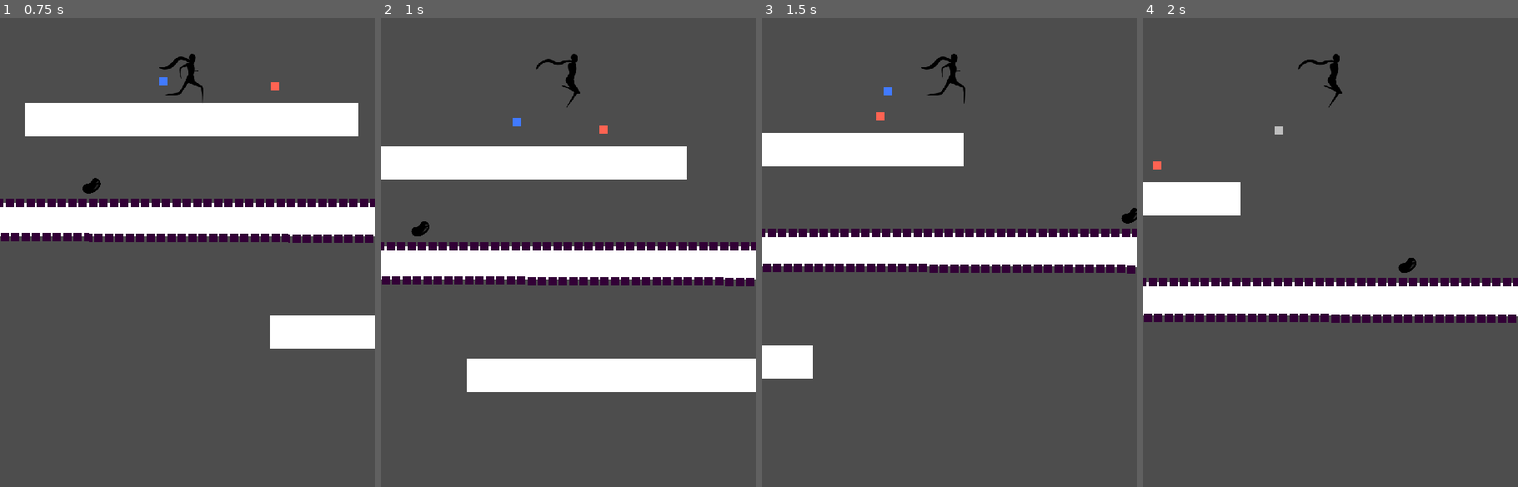
Above: before the commit, frames 1-4 (left to right).
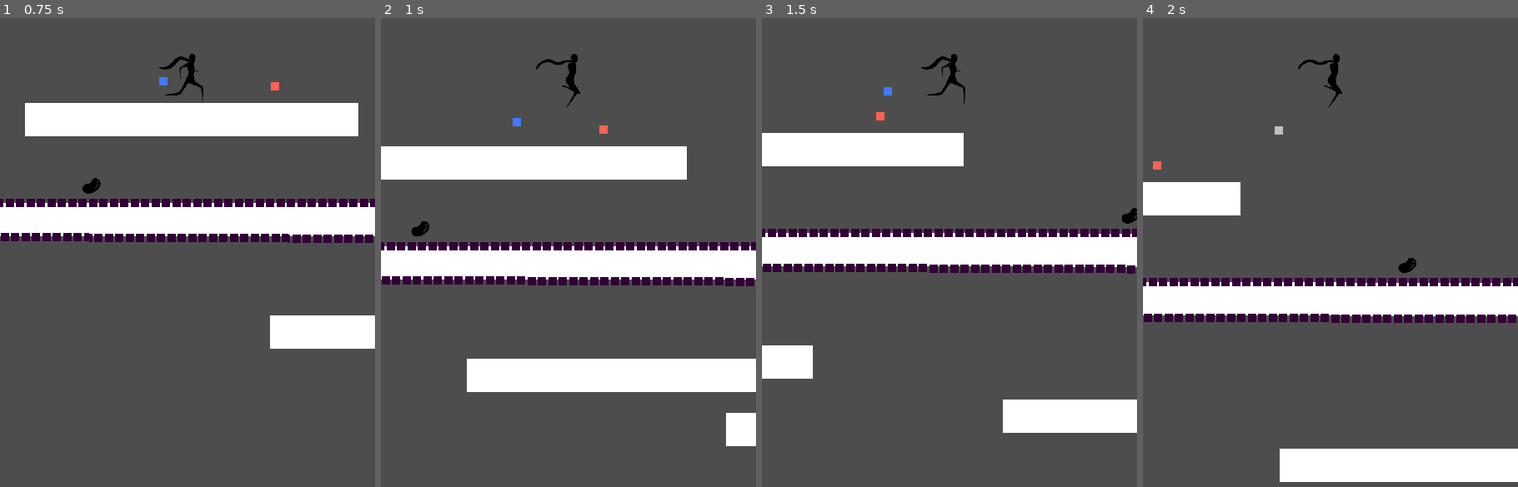
Above: after the commit, the same moments.

Repository: TylerPelaez/Sprouts
Game: Godot game, scene res://Levels/GroundLevel1.tscn
Same seed, same stepped clock (60 frames per second), same inputs: the game is played once before the commit and once after it. This scene is started directly instead of the project's main scene.
Inputs:
- Up to frame 1 (0.75 s): hold D (Right) from 0.53 s (still down); hold E (Hit Switch) from 0.53 s (still down)
- Up to frame 2 (1 s): keep holding D (Right); keep holding E (Hit Switch); tap Space (Jump) at 0.77 s
- Up to frame 3 (1.5 s): keep holding D (Right); release E (Hit Switch) at 1.28 s; tap E (Hit Switch) at 1.35 s
- Up to frame 4 (2 s): keep holding D (Right); tap Space (Jump) at 1.52 s

Frame 1 is identical in both runs. In frame 2, 0.6% of the frame differs, in the area x 92-100%, y 84-92%; in frame 3, 2.5%; in frame 4, 4.5%, in the area x 36-100%, y 91-99%.

Commit message:
Update GroundLevel1.tscn

Diff:
--- a/Levels/GroundLevel1.tscn
+++ b/Levels/GroundLevel1.tscn
@@ -267,6 +267,76 @@
 scale = Vector2(1, 7.75)
 texture = ExtResource("2_npm4k")
 
+[node name="Sprite2D2" type="Sprite2D" parent="Environment/Ground/StaticBody2D2"]
+position = Vector2(3308, 1172)
+scale = Vector2(0.375, 16.375)
+texture = ExtResource("2_npm4k")
+
+[node name="Sprite2D3" type="Sprite2D" parent="Environment/Ground/StaticBody2D2"]
+position = Vector2(2328, 2033)
+scale = Vector2(0.312501, 7.53125)
+texture = ExtResource("2_npm4k")
+
+[node name="Sprite2D4" type="Sprite2D" parent="Environment/Ground/StaticBody2D2"]
+position = Vector2(1473, 2299)
+scale = Vector2(0.281251, 8.15625)
+texture = ExtResource("2_npm4k")
+
+[node name="Sprite2D5" type="Sprite2D" parent="Environment/Ground/StaticBody2D2"]
+position = Vector2(1473, 2299)
+scale = Vector2(0.281251, 8.15625)
+texture = ExtResource("2_npm4k")
+
+[node name="Sprite2D6" type="Sprite2D" parent="Environment/Ground/StaticBody2D2"]
+position = Vector2(812.5, 2528)
+scale = Vector2(0.390627, 9)
+texture = ExtResource("2_npm4k")
+
+[node name="Sprite2D8" type="Sprite2D" parent="Environment/Ground/StaticBody2D2"]
+position = Vector2(2698.25, 2572)
+scale = Vector2(0.320314, 16.375)
+texture = ExtResource("2_npm4k")
+
+[node name="Sprite2D9" type="Sprite2D" parent="Environment/Ground/StaticBody2D2"]
+position = Vector2(634.563, 1705)
+scale = Vector2(20.5801, 1.21875)
+texture = ExtResource("2_npm4k")
+
+[node name="Sprite2D10" type="Sprite2D" parent="Environment/Ground/StaticBody2D2"]
+position = Vector2(152, 2496)
+scale = Vector2(20.5801, 1.21875)
+texture = ExtResource("2_npm4k")
+
+[node name="Sprite2D11" type="Sprite2D" parent="Environment/Ground/StaticBody2D2"]
+position = Vector2(-478.719, 2496)
+scale = Vector2(40.29, 1.21875)
+texture = ExtResource("2_npm4k")
+
+[node name="Sprite2D12" type="Sprite2D" parent="Environment/Ground/StaticBody2D2"]
+position = Vector2(-1740, 1734.25)
+scale = Vector2(0.624999, 24.3047)
+texture = ExtResource("2_npm4k")
+
+[node name="Sprite2D13" type="Sprite2D" parent="Environment/Ground/StaticBody2D2"]
+position = Vector2(-838, 324)
+scale = Vector2(0.437494, 8.125)
+texture = ExtResource("2_npm4k")
+
+[node name="Sprite2D14" type="Sprite2D" parent="Environment/Ground/StaticBody2D2"]
+position = Vector2(-1490, 544)
+scale = Vector2(20.1875, 1)
+texture = ExtResource("2_npm4k")
+
+[node name="Sprite2D16" type="Sprite2D" parent="Environment/Ground/StaticBody2D2"]
+position = Vector2(649, 864)
+scale = Vector2(7.96875, 1)
+texture = ExtResource("2_npm4k")
+
+[node name="Sprite2D7" type="Sprite2D" parent="Environment/Ground/StaticBody2D2"]
+position = Vector2(1280, 1730)
+scale = Vector2(0.390627, 8.0625)
+texture = ExtResource("2_npm4k")
+
 [node name="CollisionShape2D" type="CollisionShape2D" parent="Environment/Ground/StaticBody2D2"]
 position = Vector2(1976, 1480)
 shape = SubResource("RectangleShape2D_vna0b")
